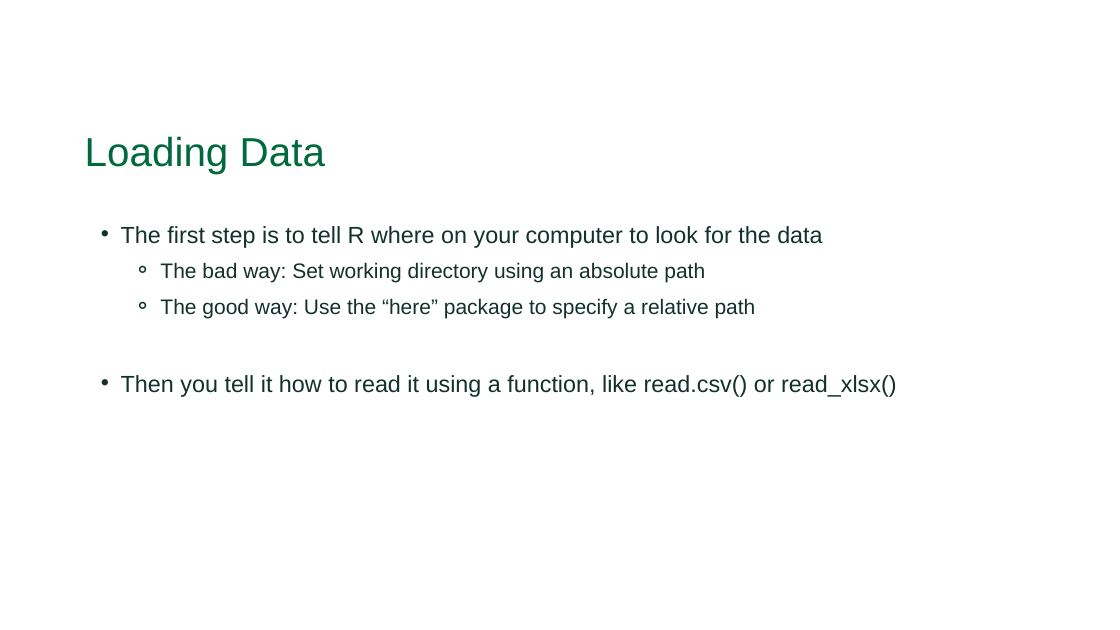
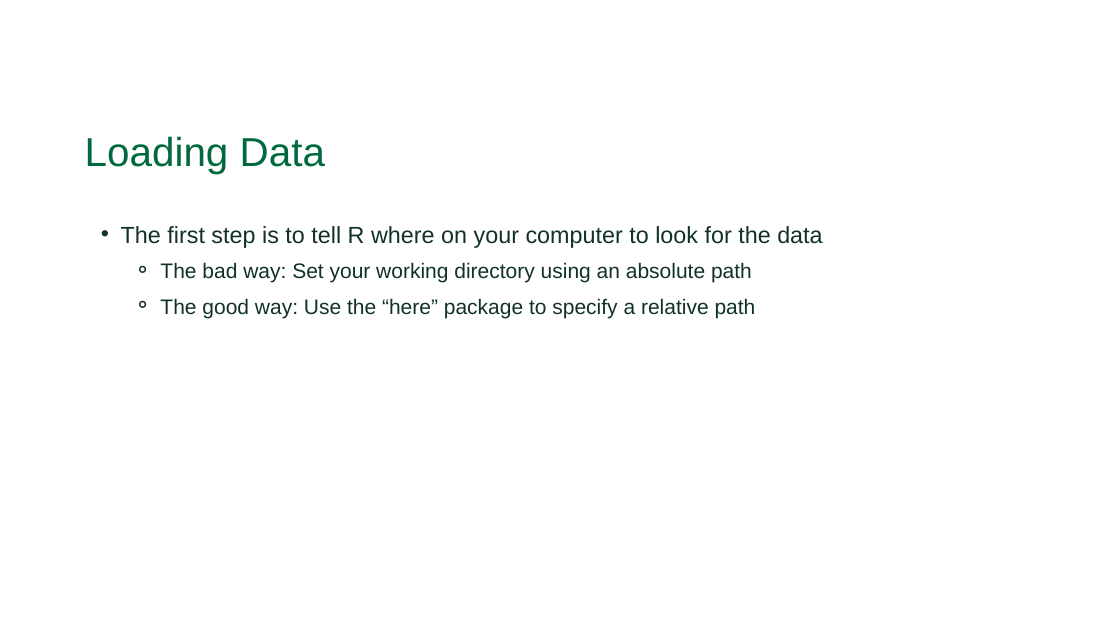
Before and after one commit to Dartmouth-Libraries/r_research-fundamentals_ws, a slide deck: slide 13 of slides/01b_R_intro_data_functions.pptx (slide 15 before the commit). Drawn at 1120x630 pixels with LibreOffice and Linux fonts; fonts in the diff are those of the drawing; background and template pictures are left out. Boxes give left, top, right and bottom in pixels: in the first picture for what was removed or moved away, otherwise in the second. Text is boxed around its words. In the diff, an @@ line names an element or a change of style, - is before the commit and + after.

```diff
--- a/slides/01b_R_intro_data_functions.pptx
+++ b/slides/01b_R_intro_data_functions.pptx
@@ text at (160, 262, 752, 283): text changed @@
-    ⚬ The bad way: Set working directory using an absolute path
+    ⚬ The bad way: Set your working directory using an absolute path
@@ text at (121, 375, 897, 397): paragraph removed @@
-  • Then you tell it how to read it using a function, like read.csv() or read_xlsx()
```
Also in this commit, not shown: 3 other slides changed, 1 slide added, 2 other files.
